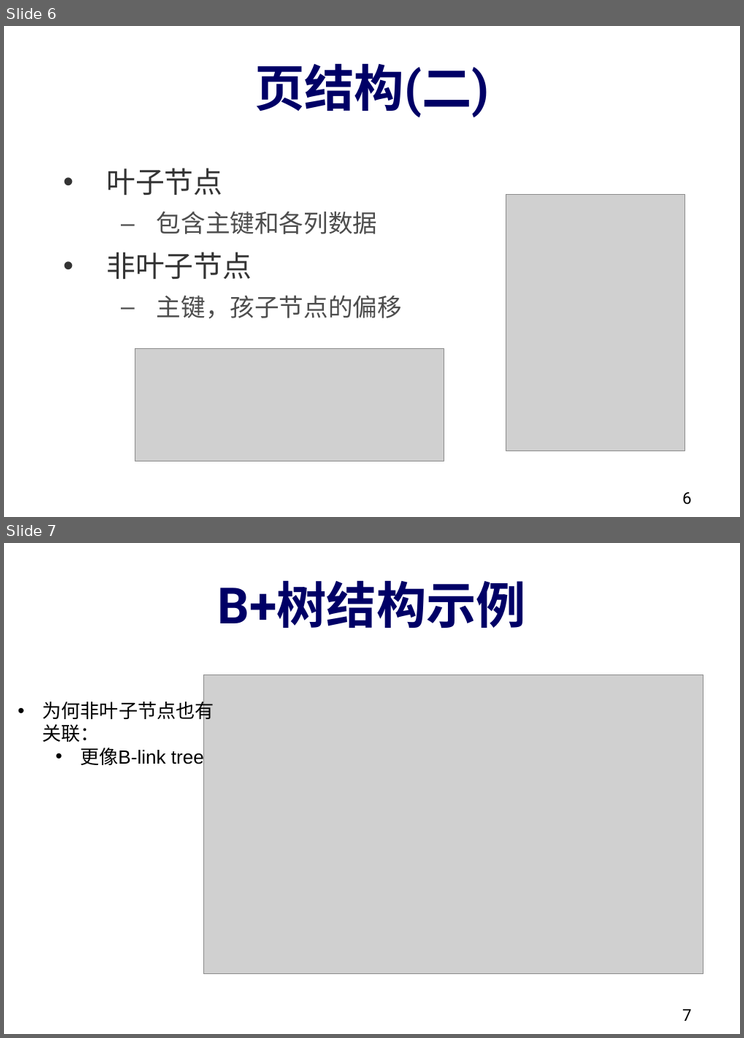
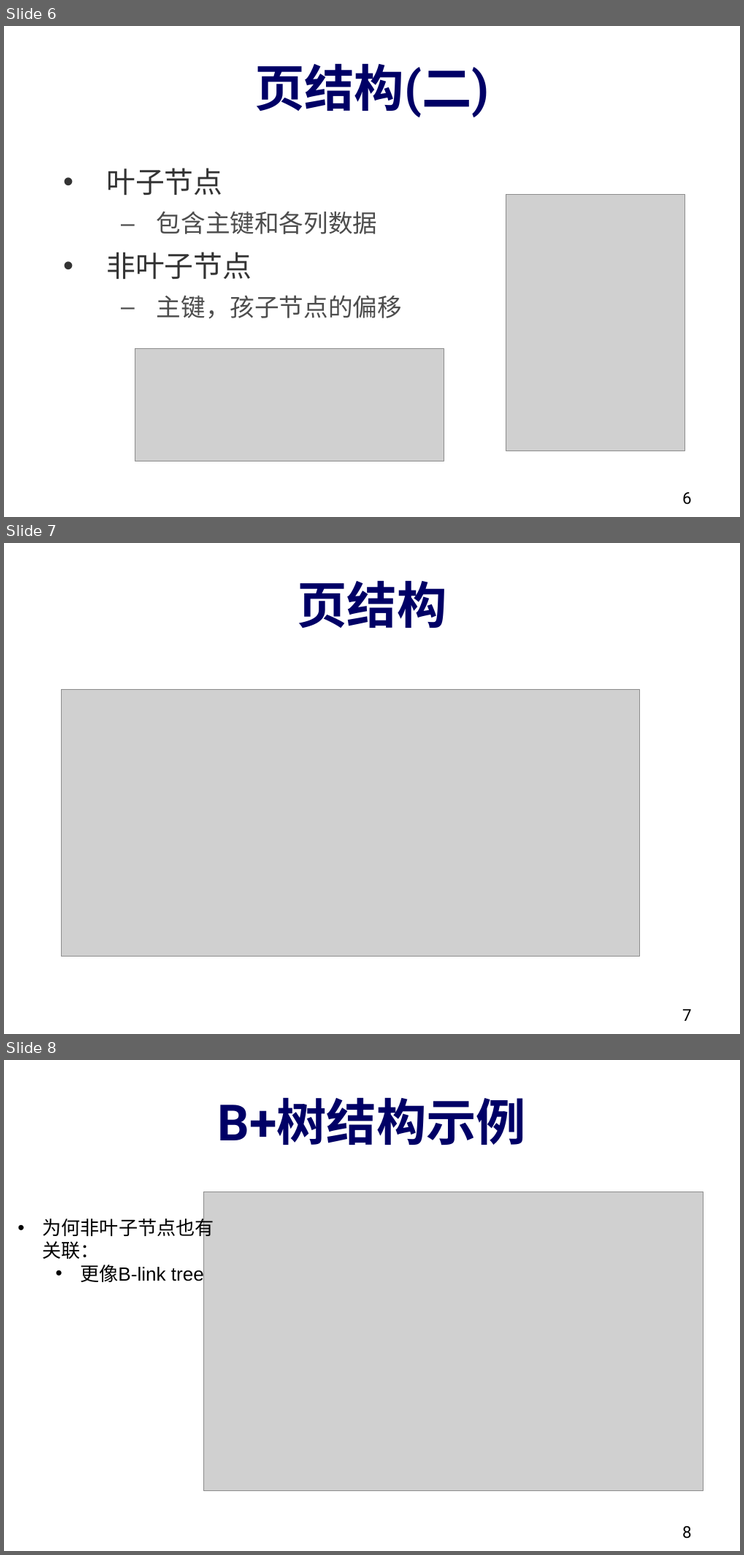
Before and after one commit to dase314/dase314.github.io, a slide deck: files/W4-BufferPool.pptx. Shown one above the other, each under a label of ours: slides 6 and 7 before the commit, slides 6, 7 and 8 after it. The pictures are 744x1038 and 744x1555 pixels, drawn with LibreOffice and Linux fonts; fonts in the diff are those of the drawing; grey boxes stand for pictures. Boxes give left, top, right and bottom in pixels: in the first picture for what was removed or moved away, otherwise in the second. Text is boxed around its words. In the diff, an @@ line names an element or a change of style, - is before the commit and + after.

```diff
--- a/files/W4-BufferPool.pptx
+++ b/files/W4-BufferPool.pptx
@@ slide 7 added at (4,543,740,1034), background #FFFFFF @@
@@ title added at (297,580,446,628), 55 pt, text #000066, bold @@
+页结构
@@ picture added at (62,689,640,955) @@
@@ page number added at (682,1009,692,1020), 18 pt, text #000000 @@
+7
@@ what was slide 7 is now slide 8 @@
@@ page number at (682,1526,692,1538): text changed @@
-7
+8
```
Also in this commit, not shown: 1 slide changed, 3 other files.
